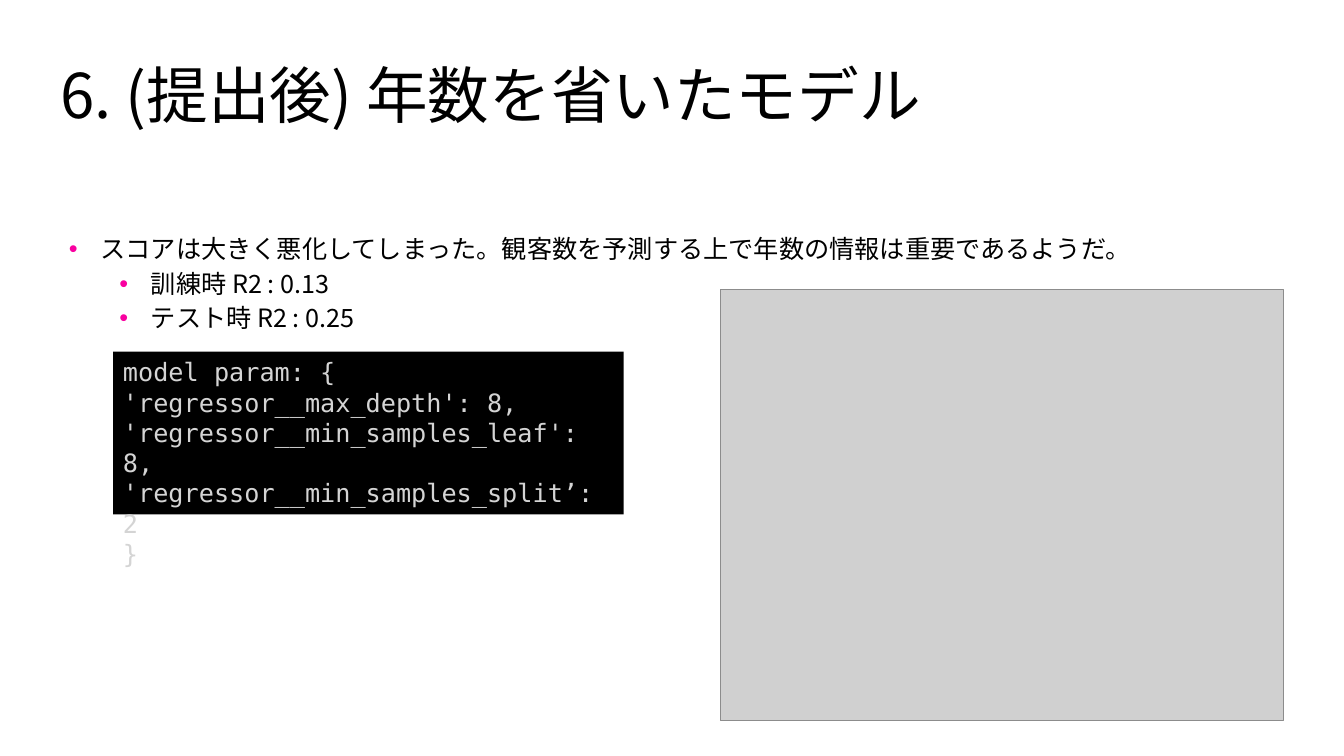
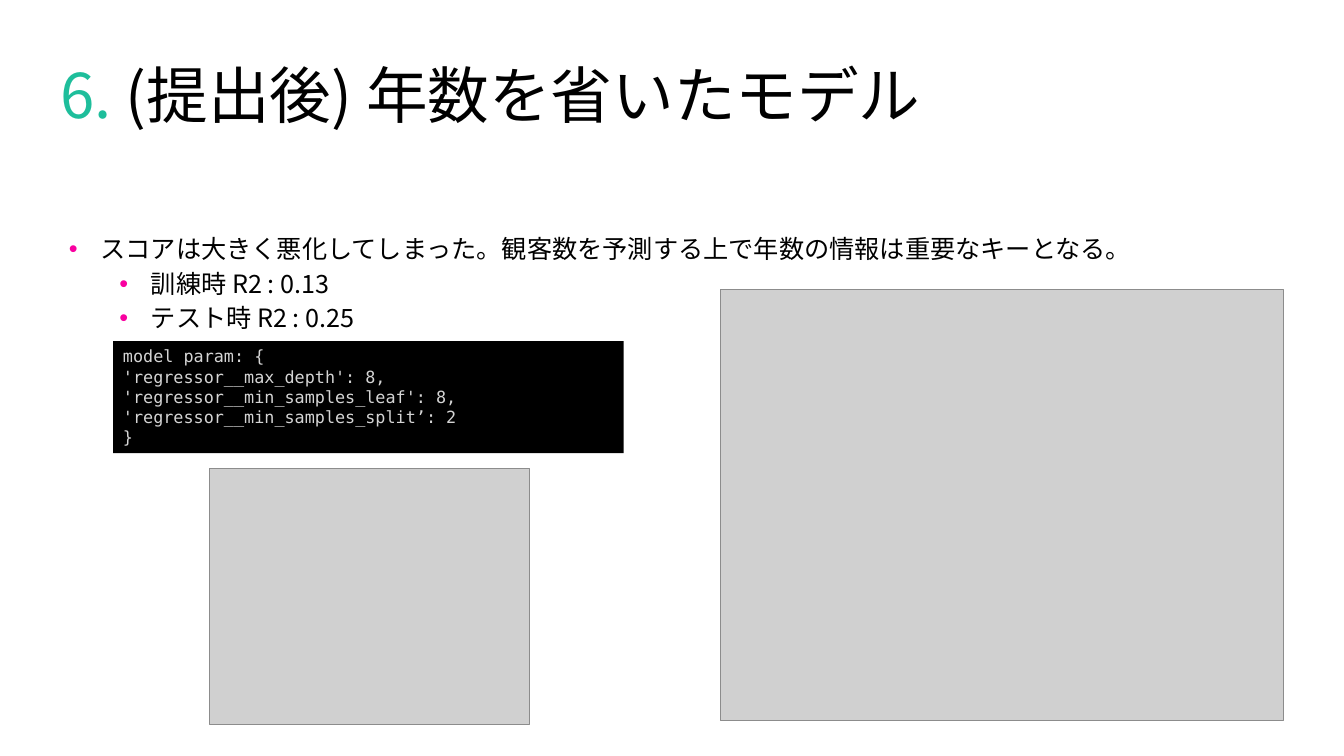
Before and after one commit to tsyu12345/Class_DataScienceEX, a slide deck: slide 12 of 最終課題用/report-23vr008n.pptx. Drawn at 1344x756 pixels with LibreOffice and Linux fonts; fonts in the diff are those of the drawing; grey boxes stand for pictures. Boxes give left, top, right and bottom in pixels: in the first picture for what was removed or moved away, otherwise in the second. Text is boxed around its words. In the diff, an @@ line names an element or a change of style, - is before the commit and + after.

```diff
--- a/最終課題用/report-23vr008n.pptx
+++ b/最終課題用/report-23vr008n.pptx
@@ title "6. (提出後) 年数を省いたモデル" at (60,65,920,130): text colour #000000 to #1EBE9B in "6." @@
@@ text at (100,236,1131,260): text changed @@
-• スコアは大きく悪化してしまった。観客数を予測する上で年数の情報は重要であるようだ。
+• スコアは大きく悪化してしまった。観客数を予測する上で年数の情報は重要なキーとなる。
@@ rectangle "model param: {": place and size @@
-rectangle "model param: {" at (113,352,624,515)
+rectangle "model param: {" at (113,341,624,453)
@@ rectangle "model param: {" at (113,341,624,453): size 18 to 12 pt @@
@@ picture added at (210,469,529,725) @@
```
Also in this commit, not shown: 8 other slides changed, 2 slides added, 1 slide removed, 1 other file.
